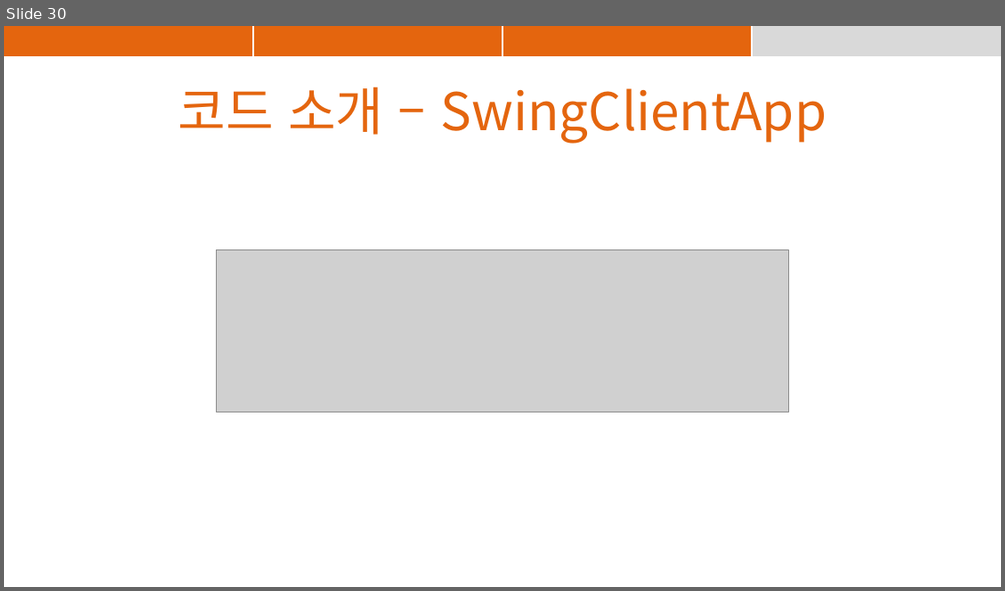
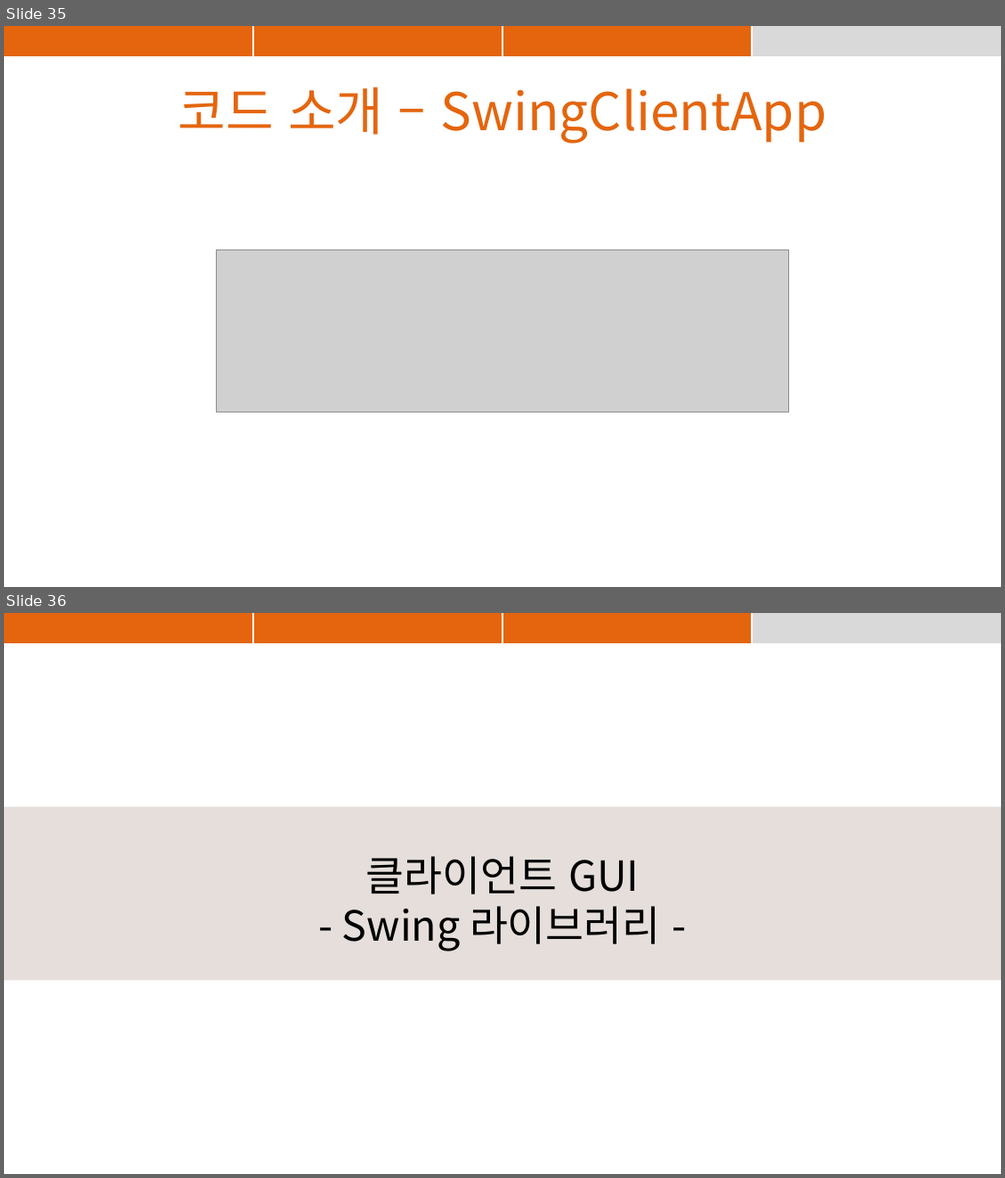
Before and after one commit to suyons/strangechat, a slide deck: StrangeChat_PPT.pptx. Shown one above the other, each under a label of ours: slide 30 before the commit, slides 35 and 36 after it. The pictures are 1005x591 and 1005x1178 pixels, drawn with LibreOffice and Linux fonts; fonts in the diff are those of the drawing; grey boxes stand for pictures. Boxes give left, top, right and bottom in pixels: in the first picture for what was removed or moved away, otherwise in the second. Text is boxed around its words. In the diff, an @@ line names an element or a change of style, - is before the commit and + after.

```diff
--- a/StrangeChat_PPT.pptx
+++ b/StrangeChat_PPT.pptx
@@ slide 36 added at box(4, 613, 1001, 1174), background #FFFFFF @@
@@ table added at box(4, 613, 1000, 643), 1 rows, 4 columns @@
+ |  |  | 
@@ rectangle added at box(4, 807, 1001, 981), fill #E5DEDB @@
@@ text added at box(342, 856, 660, 951), 40 pt, text #000000 @@
+클라이언트 GUI
+- Swing 라이브러리 -
@@ what was slide 30 is now slide 35 @@
```
Also in this commit, not shown: 35 other slides added, 1 other file.
